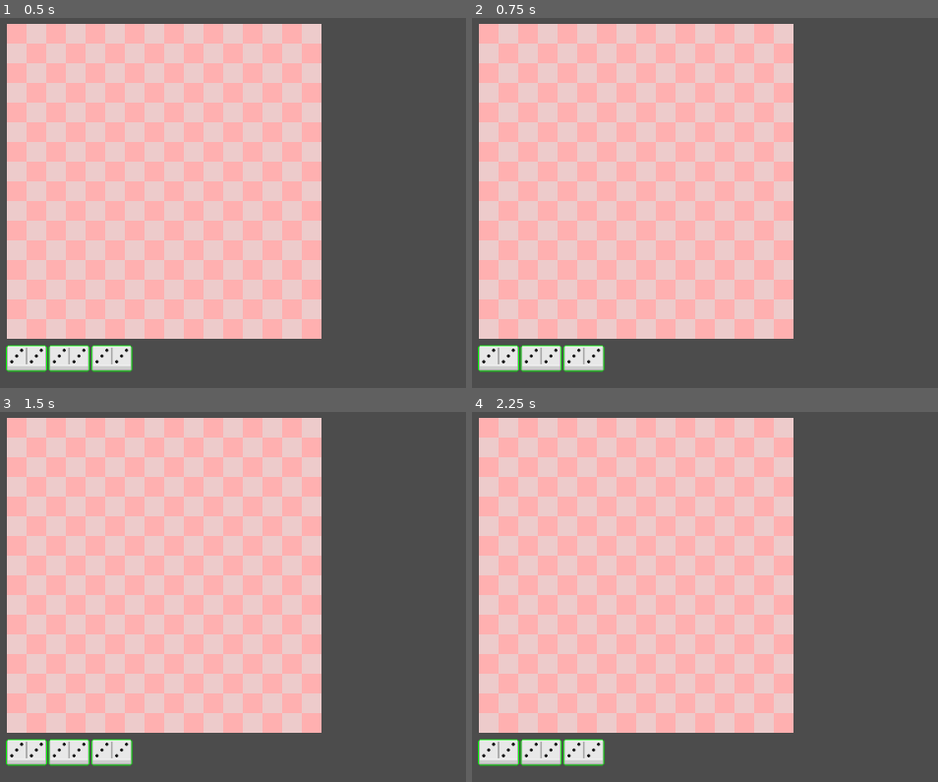
Above: before the commit, frames 1-4 (two rows, left to right).
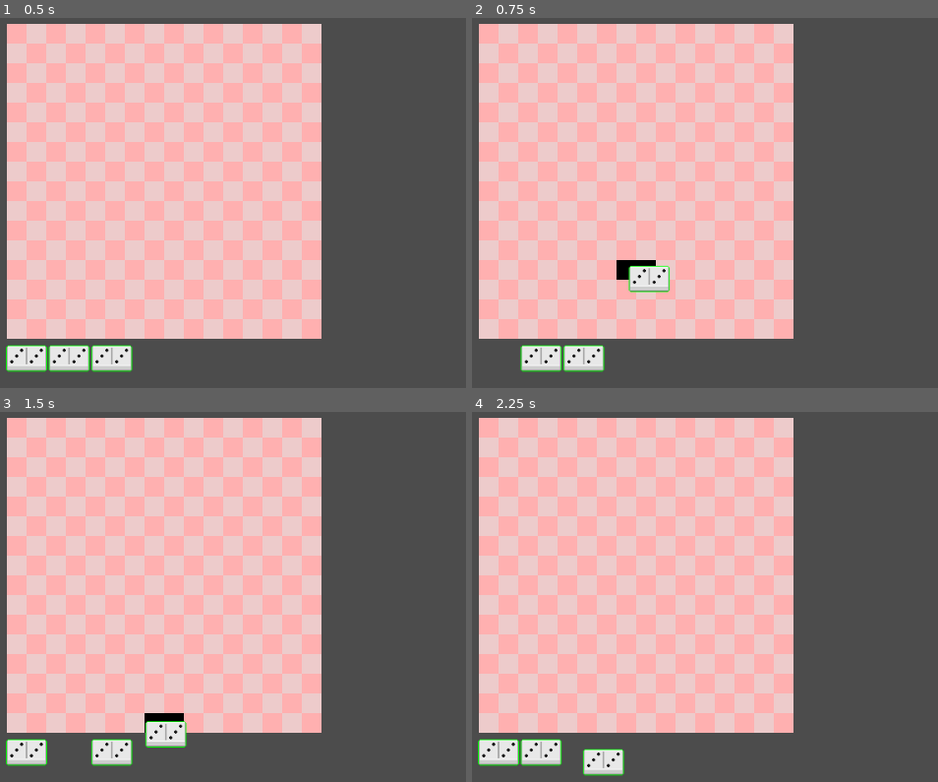
Above: after the commit, the same moments.

Repository: boomyville/Dominomino
Game: Godot game, scene res://scenes/game.tscn
The game is run twice, just before and just after one commit, with the same random seed, the same clock (stepped at 60 frames per second) and the same inputs.
Inputs (mouse positions are in pixels of both pictures, inside the frame that each line leads up to):
- Up to frame 1 (0.5 s): no input
- Up to frame 2 (0.75 s): tap Enter at 0.5 s; drag from (499, 358) to (891, 88) at 0.52 s
- Up to frame 3 (1.5 s): drag from (69, 752) to (302, 667) at 1.27 s
- Up to frame 4 (2.25 s): move the mouse to (583, 752) at 2.02 s; click (583, 752) at 2.17 s

Frame 1 is identical in both runs. In frame 2, 1.5% of the frame differs, in the area x 1-43%, y 65-96%; in frame 3, 1.5%; in frame 4, 1.0%.

Commit message:
Added tween to returning dominoes when placed in invalid positions

Diff:
--- a/scenes/board.tscn
+++ b/scenes/board.tscn
@@ -2,13 +2,14 @@
 
 [ext_resource path="res://scripts/board.gd" type="Script" id=1]
 
-[node name="Node2D" type="Control"]
+[node name="Control" type="Control"]
 script = ExtResource( 1 )
 
 [node name="GridContainer" type="GridContainer" parent="."]
 margin_right = 40.0
 margin_bottom = 40.0
 rect_min_size = Vector2( 384, 384 )
+mouse_filter = 2
 custom_constants/vseparation = 0
 custom_constants/hseparation = 0
 columns = 16
--- a/scenes/domino.tscn
+++ b/scenes/domino.tscn
@@ -1,12 +1,18 @@
-[gd_scene load_steps=6 format=2]
+[gd_scene load_steps=8 format=2]
 
 [ext_resource path="res://assets/domino/pip_3.png" type="Texture" id=1]
+[ext_resource path="res://assets/shaders/playable_outline.shader" type="Shader" id=2]
 [ext_resource path="res://assets/domino/domino_base.png" type="Texture" id=3]
 [ext_resource path="res://scripts/domino.gd" type="Script" id=4]
 [ext_resource path="res://resources/template_domino.tres" type="Resource" id=5]
 
 [sub_resource type="RectangleShape2D" id=1]
 extents = Vector2( 24, 15 )
+
+[sub_resource type="ShaderMaterial" id=2]
+shader = ExtResource( 2 )
+shader_param/outline_color = Color( 0, 1, 0, 1 )
+shader_param/is_active = 0.0
 
 [node name="Area2D" type="Area2D"]
 script = ExtResource( 4 )
@@ -17,6 +23,7 @@
 shape = SubResource( 1 )
 
 [node name="BaseSprite" type="Sprite" parent="."]
+material = SubResource( 2 )
 position = Vector2( 0, 1 )
 texture = ExtResource( 3 )
 centered = false
--- a/scenes/game.tscn
+++ b/scenes/game.tscn
@@ -21,6 +21,7 @@
 position = Vector2( 72, 468 )
 
 [node name="PlayerHand" parent="PlayerHandPosition" instance=ExtResource( 3 )]
+mouse_filter = 2
 
 [node name="UI" type="CanvasLayer" parent="."]
 
--- a/scripts/domino.gd
+++ b/scripts/domino.gd
@@ -184,9 +184,9 @@
 	check_playability()
 
 func _input_event(_viewport, event, _shape_idx) -> void:
-	print("Domino _input_event fired | event: ", event)
+	# CHANGE: Look for event.pressed instead of not event.pressed
 	if event is InputEventMouseButton and event.button_index == BUTTON_LEFT and event.pressed:
-		print("Domino LMB detected | drag_state: ", drag_state, " | current_status: ", current_status, " | StatusType.HAND: ", StatusType.HAND)
+		print("Domino LMB detected | drag_state: ", drag_state, " | current_status: ", current_status)
 		if drag_state == DragState.IDLE and current_status == StatusType.HAND:
 			drag_state = DragState.CLICKED
 			print("Domino CLICKED — emitting signal")
@@ -214,3 +214,27 @@
 		base_sprite.material = null
 	input_pickable = false
 	z_as_relative = false
+
+func return_to_hand(origin: Vector2) -> void:
+	drag_state = DragState.IDLE
+	z_index = 0
+	set_process(false)
+
+	print("return_to_hand | current pos: ", position, " | target local origin: Vector2.ZERO")
+
+	var tween = Tween.new()
+	add_child(tween)
+
+	# FIX: Animate local "position" back to its container home (0, 0)
+	var result = tween.interpolate_property(
+		self,
+		"position",
+		position,
+		Vector2.ZERO,
+		0.25, # 1.0 second is a bit slow for a card snap back; 0.25s feels snappier!
+		Tween.TRANS_CUBIC,
+		Tween.EASE_OUT
+	)
+
+	tween.start()
+	tween.connect("tween_completed", tween, "queue_free")
--- a/scripts/game.gd
+++ b/scripts/game.gd
@@ -16,6 +16,7 @@
 var player_void_pile: Array = []
 var current_play_state = PlayState.IDLE
 var active_domino = null
+var active_domino_origin = Vector2.ZERO
 
 func _ready() -> void:
 	# Randomize Godot's internal math engine seed so every run is unique
@@ -44,14 +45,16 @@
 			board.clear_preview()
 
 func _on_domino_clicked(domino) -> void:
+	print("_on_domino_clicked | play_state: ", current_play_state, " | active_domino: ", active_domino)
 	if current_play_state != PlayState.IDLE:
 		return
 	active_domino = domino
+	active_domino_origin = domino.global_position  # ADD THIS
 	current_play_state = PlayState.DRAGGING
 	domino.start_drag()
 
 func _input(event) -> void:
-	if event is InputEventMouseButton and event.button_index == BUTTON_LEFT and event.pressed:
+	if event is InputEventMouseButton and event.button_index == BUTTON_LEFT and not event.pressed:
 		if current_play_state == PlayState.DRAGGING and active_domino != null:
 			_try_place_active_domino()
 
@@ -61,7 +64,9 @@
 	var gy = int(grid_pos.y)
 
 	if not board.is_placement_valid(gx, gy):
-		return  # Stay in drag state, invalid placement
+		board.clear_preview()
+		_cancel_active_domino()
+		return
 
 	board.clear_preview()
 
@@ -88,6 +93,15 @@
 	current_play_state = PlayState.IDLE
 	_toggle_verification_ui(true)
 
+func _cancel_active_domino() -> void:
+	if active_domino == null:
+		return
+	var domino = active_domino
+	var origin = active_domino_origin
+	active_domino = null
+	current_play_state = PlayState.IDLE
+	board.clear_preview()
+	domino.return_to_hand(origin)  # domino handles its own tween
 
 func _sort_board_dominoes_by_y() -> void:
 	var dominoes = []
--- a/scripts/player_hand.gd
+++ b/scripts/player_hand.gd
@@ -5,7 +5,7 @@
 func add_domino_to_hand(data: DominoData) -> void:
 	# 1. Create a lightweight, empty structural UI slot box
 	var slot_wrapper = Control.new()
-
+	slot_wrapper.mouse_filter = Control.MOUSE_FILTER_IGNORE
 	# Tell the layout container exactly how much space to reserve for this tile
 	# (Matches your horizontal footprint size!)
 	slot_wrapper.rect_min_size = Vector2(48, 24)
